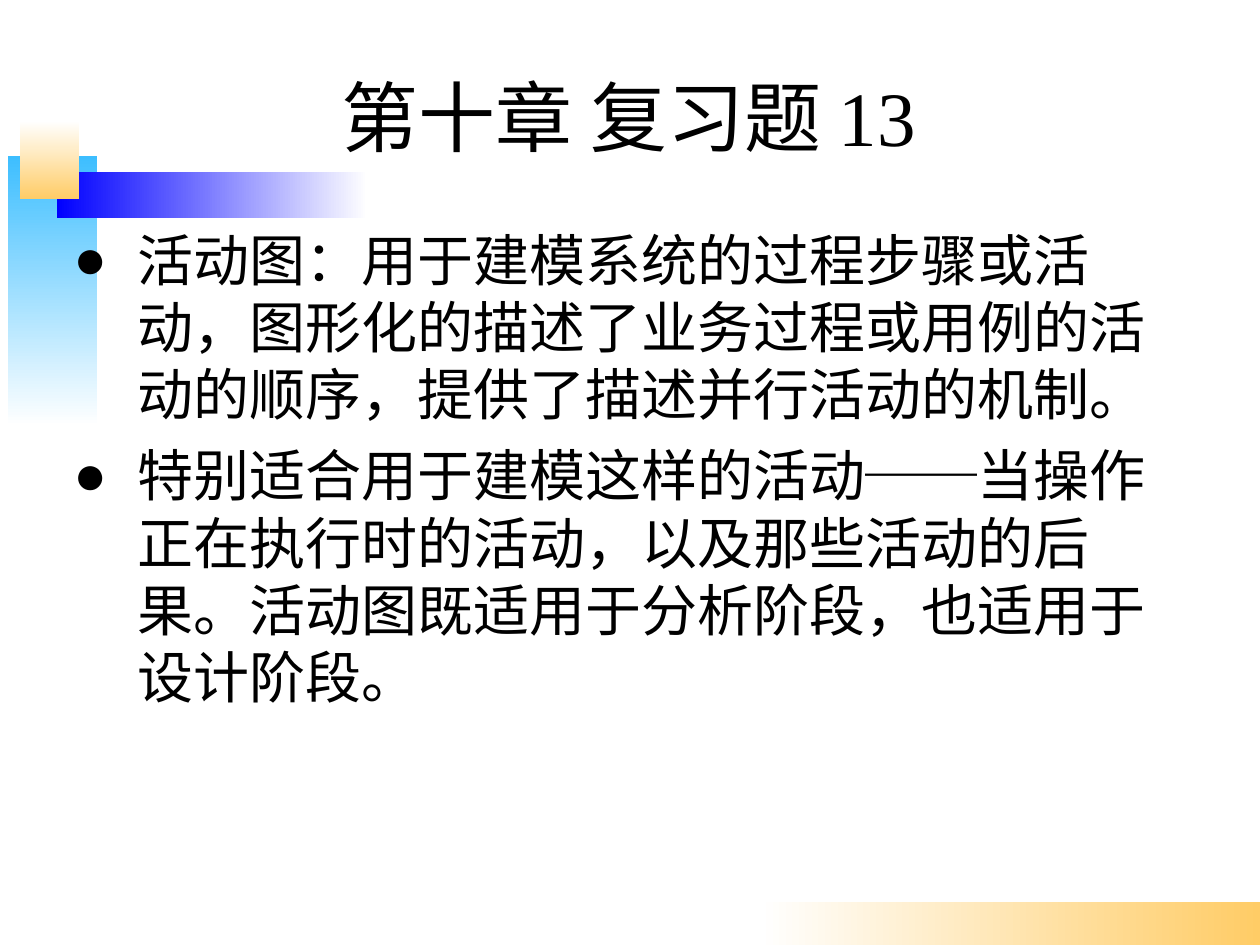
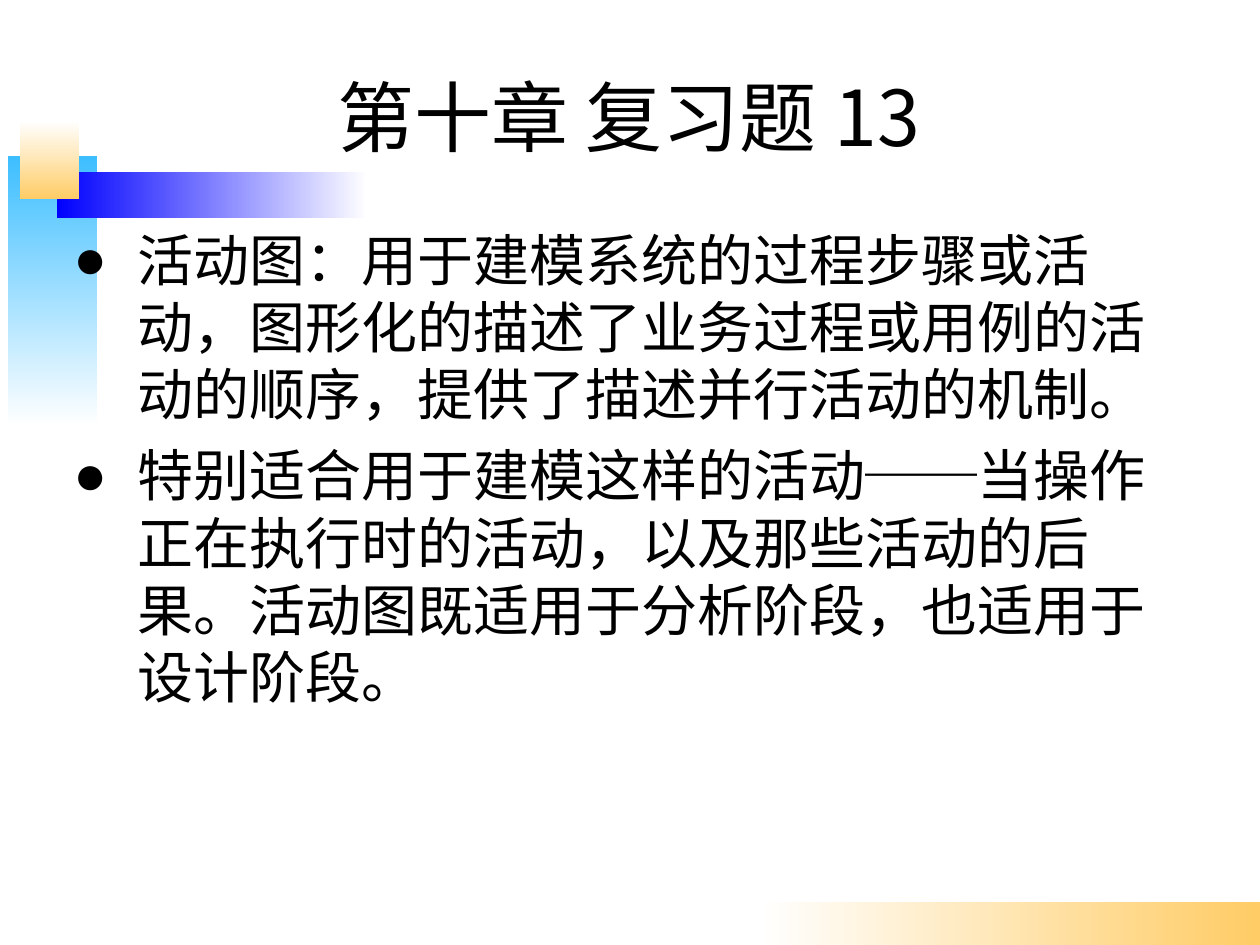
Before and after one commit to kernelhcy/hcyprojects, a slide deck: slide 9 of vimprojects/docs/系统分析作业3.ppt (slide 10 before the commit). Drawn at 1260x945 pixels with LibreOffice and Linux fonts; fonts in the diff are those of the drawing. Boxes give left, top, right and bottom in pixels: in the first picture for what was removed or moved away, otherwise in the second. Text is boxed around its words. In the diff, an @@ line names an element or a change of style, - is before the commit and + after.

```diff
--- a/vimprojects/docs/系统分析作业3.ppt
+++ b/vimprojects/docs/系统分析作业3.ppt
@@ title "第十章 复习题 13" at [338, 80, 920, 152]: font Times New Roman to Noto Sans CJK SC @@
```
Also in this commit, not shown: 20 other slides changed, 1 slide removed, 4 other files.
